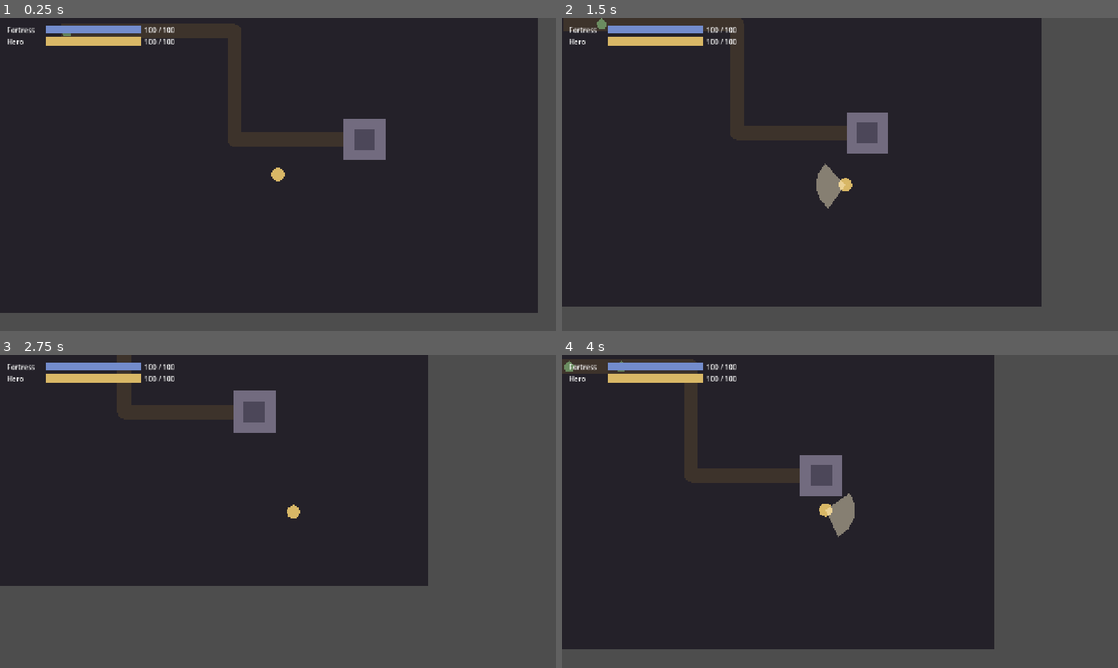
Above: before the commit, frames 1-4 (two rows, left to right).
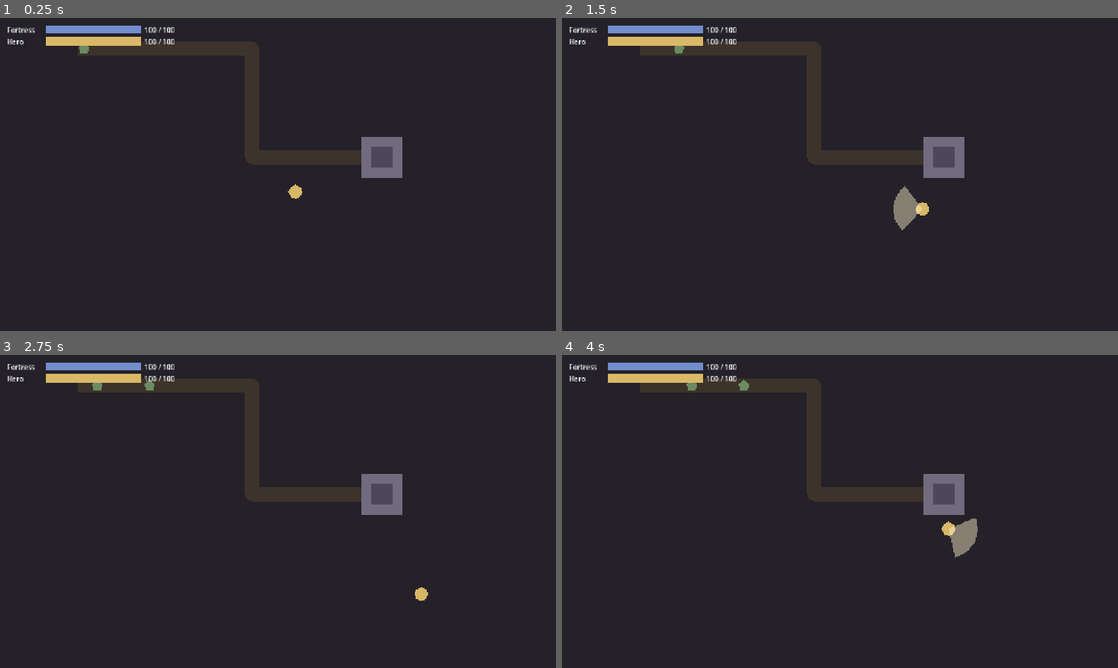
Above: after the commit, the same moments.

Repository: tkjuggeri-svg/last-stand
Game: Godot game, scene res://main/main.tscn
Two runs of this game, one before a commit and one after it. Both use one fixed random seed, a clock stepped at 60 frames per second and the inputs below.
Inputs (mouse positions are in pixels of both pictures, inside the frame that each line leads up to):
- Up to frame 1 (0.25 s): no input
- Up to frame 2 (1.5 s): move the mouse to (962, 158) at 0.52 s; press the mouse at (962, 158) at 0.53 s; hold D (move_right) 0.53-1.28 s; move the mouse to (728, 190) at 1.27 s; release the mouse at (728, 190) at 1.28 s; hold S (move_down) from 1.28 s (still down); click (728, 190) at 1.35 s
- Up to frame 3 (2.75 s): move the mouse to (333, 442) at 2.02 s; release S (move_down) at 2.03 s; press the mouse at (333, 442) at 2.03 s; hold D (move_right) from 2.03 s (still down)
- Up to frame 4 (4 s): move the mouse to (812, 574) at 2.77 s; release D (move_right) at 2.78 s; release the mouse at (812, 574) at 2.78 s; hold W (move_up) 2.78-3.53 s; click (812, 574) at 2.85 s; move the mouse to (1006, 558) at 3.52 s; press the mouse at (1006, 558) at 3.53 s; hold A (move_left) from 3.53 s (still down)

The runs differ from the first frame. In frame 1, 16% of the frame differs, in the area x 0-100%, y 0-100%; in frame 2, 28%; in frame 3, 49%; in frame 4, 34%.

Commit message:
Playtest: arena boundaries
- prototype_arena: ArenaBounds StaticBody2D (world layer) with four
  100 px wall shapes whose inner edges match the 1300x900 floor;
  Camera2D limits equal the floor; dark backdrop beyond it.
- test_arena_bounds (15 checks): floor/camera/wall edges agree, hero is
  stopped at all four walls and a corner, the lane lies inside the
  arena and a ghoul still reaches the fortress (fails if walls removed).

Co-Authored-By: Claude Opus 5.5 <noreply@anthropic.com>

Diff:
--- a/levels/prototype_arena.tscn
+++ b/levels/prototype_arena.tscn
@@ -13,17 +13,51 @@
 }
 point_count = 4
 
+[sub_resource type="RectangleShape2D" id="RectangleShape2D_wall_h"]
+size = Vector2(1500, 100)
+
+[sub_resource type="RectangleShape2D" id="RectangleShape2D_wall_v"]
+size = Vector2(100, 1100)
+
 [node name="PrototypeArena" type="Node2D" node_paths=PackedStringArray("fortress")]
 script = ExtResource("1_level")
 fortress = NodePath("Fortress")
 
+[node name="Backdrop" type="ColorRect" parent="."]
+offset_left = -1400.0
+offset_top = -900.0
+offset_right = 900.0
+offset_bottom = 800.0
+mouse_filter = 2
+color = Color(0.06, 0.055, 0.07, 1)
+
 [node name="Floor" type="ColorRect" parent="."]
+unique_name_in_owner = true
 offset_left = -900.0
 offset_top = -500.0
 offset_right = 400.0
 offset_bottom = 400.0
 mouse_filter = 2
 color = Color(0.14, 0.13, 0.16, 1)
+
+[node name="ArenaBounds" type="StaticBody2D" parent="."]
+collision_mask = 0
+
+[node name="WallTop" type="CollisionShape2D" parent="ArenaBounds"]
+position = Vector2(-250, -550)
+shape = SubResource("RectangleShape2D_wall_h")
+
+[node name="WallBottom" type="CollisionShape2D" parent="ArenaBounds"]
+position = Vector2(-250, 450)
+shape = SubResource("RectangleShape2D_wall_h")
+
+[node name="WallLeft" type="CollisionShape2D" parent="ArenaBounds"]
+position = Vector2(-950, -50)
+shape = SubResource("RectangleShape2D_wall_v")
+
+[node name="WallRight" type="CollisionShape2D" parent="ArenaBounds"]
+position = Vector2(450, -50)
+shape = SubResource("RectangleShape2D_wall_v")
 
 [node name="Lane" type="Path2D" parent="."]
 curve = SubResource("Curve2D_lane")
@@ -45,6 +79,10 @@
 position = Vector2(-200, 80)
 
 [node name="Camera2D" type="Camera2D" parent="Hero"]
+limit_left = -900
+limit_top = -500
+limit_right = 400
+limit_bottom = 400
 position_smoothing_enabled = true
 
 [node name="HUD" parent="." node_paths=PackedStringArray("fortress", "hero") instance=ExtResource("6_hud")]
--- /dev/null
+++ b/tests/automated/test_arena_bounds.gd
@@ -0,0 +1,102 @@
+extends SceneTree
+## Automated check for the prototype arena's boundaries: walls, camera limits and lane placement.
+## Run all tests with tests/run_tests.sh, or this one: godot --headless --fixed-fps 60 --path . --script res://<this file>
+
+const HERO_RADIUS: float = 16.0
+const GHOUL_RADIUS: float = 14.0
+const WORLD_LAYER: int = 1
+## CharacterBody2D stops up to safe_margin (0.08 px) short of a wall.
+const TOLERANCE: float = 0.5
+
+var _failures: int = 0
+
+
+func _initialize() -> void:
+	var level: Level = (load("res://levels/prototype_arena.tscn") as PackedScene).instantiate()
+	root.add_child(level)
+	await _frames(2)
+	var floor_rect_node: ColorRect = level.get_node("%Floor")
+	var arena: Rect2 = Rect2(floor_rect_node.position, floor_rect_node.size)
+	var hero: Hero = level.get_node("Hero")
+	var camera: Camera2D = hero.get_node("Camera2D")
+	var bounds: StaticBody2D = level.get_node("ArenaBounds")
+
+	# --- Dimensions agree ---
+	_check("arena is the floor rect (%s)" % arena, arena == Rect2(-900, -500, 1300, 900))
+	_check("camera limits = arena",
+		camera.limit_left == int(arena.position.x) and camera.limit_top == int(arena.position.y)
+		and camera.limit_right == int(arena.end.x) and camera.limit_bottom == int(arena.end.y))
+	_check("walls are on the world layer, hero collides with it",
+		bounds.collision_layer == WORLD_LAYER and hero.collision_mask & WORLD_LAYER != 0)
+	_check("top wall's inner edge = arena top", is_equal_approx(_wall_rect(bounds, "WallTop").end.y, arena.position.y))
+	_check("bottom wall's inner edge = arena bottom", is_equal_approx(_wall_rect(bounds, "WallBottom").position.y, arena.end.y))
+	_check("left wall's inner edge = arena left", is_equal_approx(_wall_rect(bounds, "WallLeft").end.x, arena.position.x))
+	_check("right wall's inner edge = arena right", is_equal_approx(_wall_rect(bounds, "WallRight").position.x, arena.end.x))
+	_check("walls close the corners",
+		_wall_rect(bounds, "WallTop").position.x <= _wall_rect(bounds, "WallLeft").position.x
+		and _wall_rect(bounds, "WallBottom").end.x >= _wall_rect(bounds, "WallRight").end.x)
+
+	# --- All four boundaries stop the hero (2 s of walking = 400 px, more than enough) ---
+	await _walk(hero, Vector2(-700, 200), ["move_left"])
+	_check("left boundary (x=%.1f)" % hero.position.x, _near(hero.position.x, arena.position.x + HERO_RADIUS))
+	await _walk(hero, Vector2(200, 200), ["move_right"])
+	_check("right boundary (x=%.1f)" % hero.position.x, _near(hero.position.x, arena.end.x - HERO_RADIUS))
+	await _walk(hero, Vector2(-600, -300), ["move_up"])
+	_check("top boundary (y=%.1f)" % hero.position.y, _near(hero.position.y, arena.position.y + HERO_RADIUS))
+	await _walk(hero, Vector2(-600, 200), ["move_down"])
+	_check("bottom boundary (y=%.1f)" % hero.position.y, _near(hero.position.y, arena.end.y - HERO_RADIUS))
+	await _walk(hero, Vector2(-750, -350), ["move_up", "move_left"])
+	_check("corner holds too (%s)" % hero.position,
+		_near(hero.position.x, arena.position.x + HERO_RADIUS) and _near(hero.position.y, arena.position.y + HERO_RADIUS))
+
+	# --- Enemies are unaffected ---
+	var lane: Path2D = level.get_node("Lane")
+	var playable: Rect2 = arena.grow(-GHOUL_RADIUS)
+	var lane_inside: bool = true
+	for point: Vector2 in lane.curve.get_baked_points():
+		lane_inside = lane_inside and playable.has_point(lane.to_global(point))
+	_check("whole lane lies inside the arena", lane_inside)
+	var fortress: Fortress = level.get_node("Fortress")
+	var frames: int = 0
+	while fortress.health.current_health == 100 and frames < 1200:
+		await physics_frame
+		frames += 1
+	_check("first ghoul still reaches the fortress (%.1f s after the walking checks)" % (frames / 60.0), fortress.health.current_health == 90)
+
+	print("RESULT: ", "PASS" if _failures == 0 else "FAIL (%d)" % _failures)
+	level.queue_free()
+	await _frames(2)
+	quit(_failures)
+
+
+## Puts the hero at start, holds the given actions for 2 s, then releases them.
+func _walk(hero: Hero, start: Vector2, actions: Array[String]) -> void:
+	hero.position = start
+	await _frames(2)
+	for action: String in actions:
+		Input.action_press(action)
+	await _frames(120)
+	for action: String in actions:
+		Input.action_release(action)
+	await _frames(2)
+
+
+func _near(value: float, expected: float) -> bool:
+	return absf(value - expected) <= TOLERANCE
+
+
+func _wall_rect(bounds: StaticBody2D, wall_name: String) -> Rect2:
+	var wall: CollisionShape2D = bounds.get_node(wall_name)
+	var size: Vector2 = (wall.shape as RectangleShape2D).size
+	return Rect2(wall.global_position - size / 2.0, size)
+
+
+func _frames(count: int) -> void:
+	for _i: int in count:
+		await physics_frame
+
+
+func _check(label: String, ok: bool) -> void:
+	print("[", "ok" if ok else "FAIL", "] ", label)
+	if not ok:
+		_failures += 1
Not shown: 1 places in levels/prototype_arena.tscn that only renumber resources
Not shown, added: tests/automated/test_arena_bounds.gd.uid
Not shown, changed: CLAUDE.md
Not shown, changed: GAME_DESIGN.md
